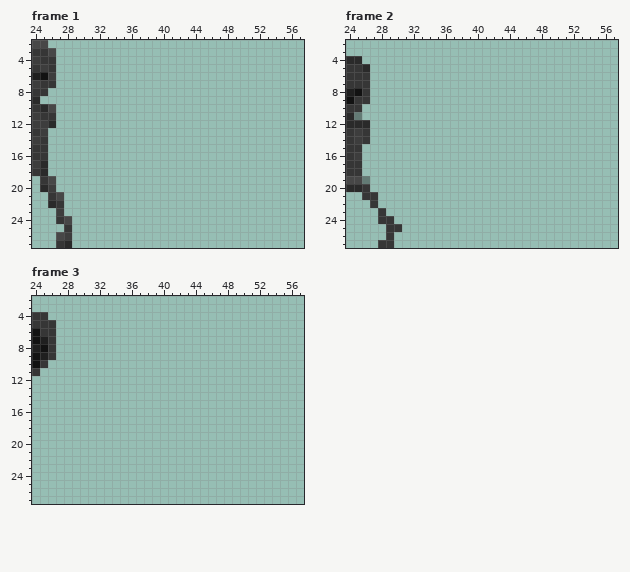
Pixel-art file -- Assets/Art/enemy_spitter.ase. Above, as it was before the edit.
128x128 pixels, 3 frames. Colours within 5 levels of each other are drawn and written as one. Shown: frame 1: x 24..57, y 2..27; frame 2: x 24..57, y 2..27; frame 3: x 24..57, y 2..27.
New version:
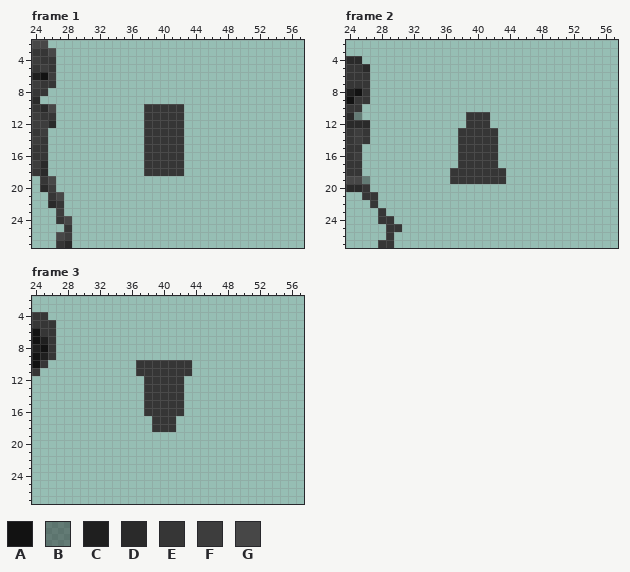
Palette (. is transparent): A #121212  B #17171766  C #1f1f1f  D #2a2a2a  E #363636  F #3d3d3d  G #474747
Difference:
{"where": "frame 1, layer \"base\""}
{"frame":1,"y":10,"x":38,"old":".....","new":"EEEEE"}
{"frame":1,"y":11,"x":38,"old":".....","new":"EEEEE"}
{"frame":1,"y":12,"x":38,"old":".....","new":"EEEEE"}
{"frame":1,"y":13,"x":38,"old":".....","new":"EEEEE"}
{"frame":1,"y":14,"x":38,"old":".....","new":"EEEEE"}
{"frame":1,"y":15,"x":38,"old":".....","new":"EEEEE"}
{"frame":1,"y":16,"x":38,"old":".....","new":"EEEEE"}
{"frame":1,"y":17,"x":38,"old":".....","new":"EEEEE"}
{"frame":1,"y":18,"x":38,"old":".....","new":"EEEEE"}
{"where": "frame 2, layer \"base\""}
{"frame":2,"y":11,"x":39,"old":"...","new":"EEE"}
{"frame":2,"y":12,"x":39,"old":"...","new":"EEE"}
{"frame":2,"y":13,"x":38,"old":".....","new":"EEEEE"}
{"frame":2,"y":14,"x":38,"old":".....","new":"EEEEE"}
{"frame":2,"y":15,"x":38,"old":".....","new":"EEEEE"}
{"frame":2,"y":16,"x":38,"old":".....","new":"EEEEE"}
{"frame":2,"y":17,"x":38,"old":".....","new":"EEEEE"}
{"frame":2,"y":18,"x":37,"old":".......","new":"EEEEEEE"}
{"frame":2,"y":19,"x":37,"old":".......","new":"EEEEEEE"}
{"where": "frame 3, layer \"base\""}
{"frame":3,"y":10,"x":37,"old":".......","new":"EEEEEEE"}
{"frame":3,"y":11,"x":37,"old":".......","new":"EEEEEEE"}
{"frame":3,"y":12,"x":38,"old":".....","new":"EEEEE"}
{"frame":3,"y":13,"x":38,"old":".....","new":"EEEEE"}
{"frame":3,"y":14,"x":38,"old":".....","new":"EEEEE"}
{"frame":3,"y":15,"x":38,"old":".....","new":"EEEEE"}
{"frame":3,"y":16,"x":38,"old":".....","new":"EEEEE"}
{"frame":3,"y":17,"x":39,"old":"...","new":"EEE"}
{"frame":3,"y":18,"x":39,"old":"...","new":"EEE"}
{"label":"added","picture_box":[144,104,184,176]}
{"label":"added","picture_box":[450,112,506,184]}
{"label":"added","picture_box":[136,360,192,432]}
